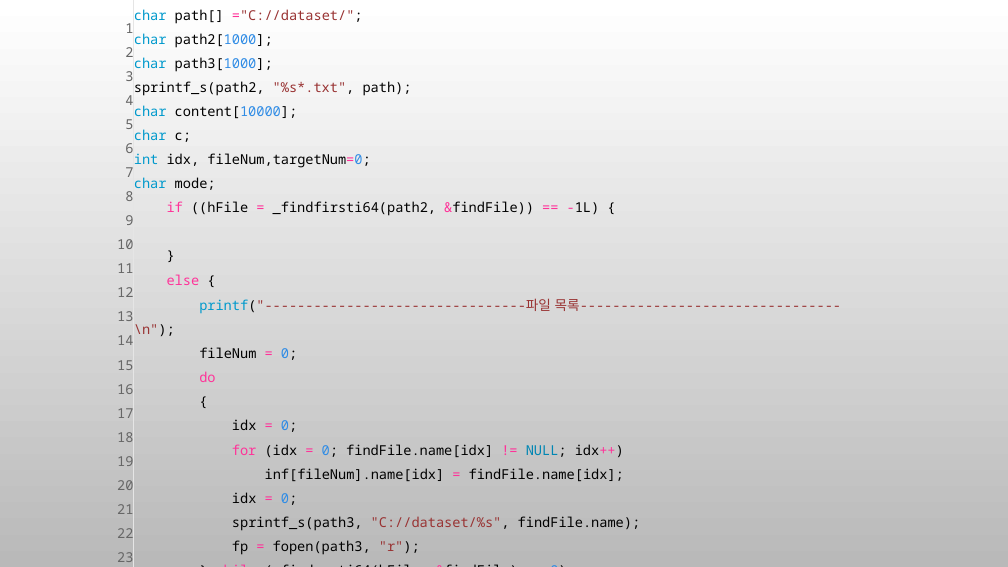
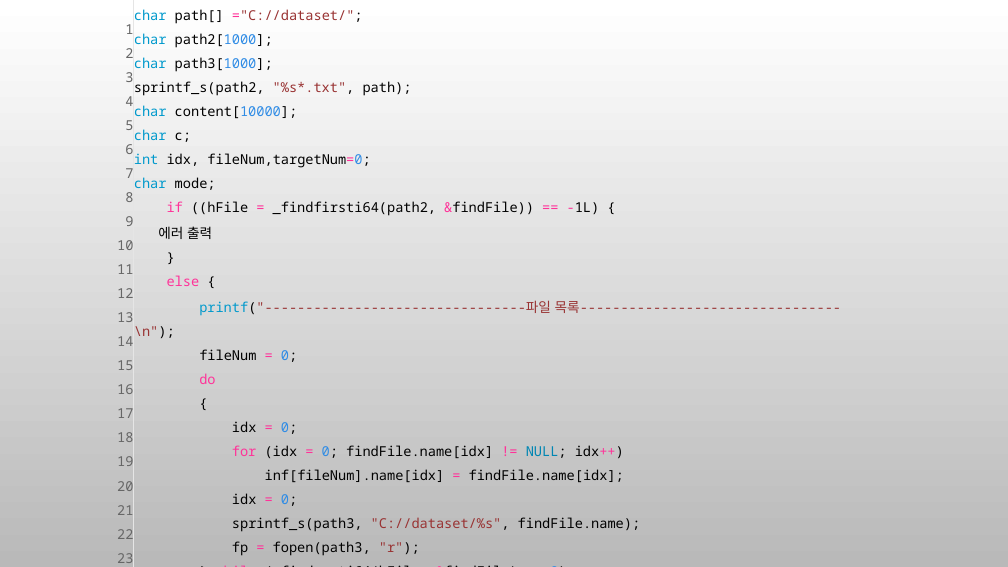
Before and after one commit to tmddn9990/SW_Programming, a slide deck: slide 6 of 20135730최승우 마지막 발표.pptx (slide 7 before the commit). Drawn at 1008x567 pixels with LibreOffice and Linux fonts; fonts in the diff are those of the drawing; background and template pictures are left out. Boxes give left, top, right and bottom in pixels: in the first picture for what was removed or moved away, otherwise in the second. Text is boxed around its words. In the diff, an @@ line names an element or a change of style, - is before the commit and + after.

```diff
--- a/20135730최승우 마지막 발표.pptx
+++ b/20135730최승우 마지막 발표.pptx
@@ table at box(0, 0, 1008, 567) @@
@@ row 1, column 2: "char path[] ="C://dataset/"; / char path2[1000]; / char path3[1000]; / sprintf_s(path2, "%s*.txt", path); / char content[10000]; / char c; / int idx, fileNum,targetNum=0; / char mode; / if ((hFile = _findfirsti64(path2, &findFile)) == -1L) { / } / else { / printf("--------------------------------파일 목록--------------------------------\n"); / fileNum = 0; / do / { / idx = 0; / for (idx = 0; findFile.name[idx] != NULL; idx++) / inf[fileNum].name[idx] = findFile.name[idx]; / idx = 0; / sprintf_s(path3, "C://dataset/%s", findFile.name); / fp = fopen(path3, "r"); / } while (_findnexti64(hFile, &findFile) == 0); / _findclose(hFile); / }" to "char path[] ="C://dataset/"; / char path2[1000]; / char path3[1000]; / sprintf_s(path2, "%s*.txt", path); / char content[10000]; / char c; / int idx, fileNum,targetNum=0; / char mode; / if ((hFile = _findfirsti64(path2, &findFile)) == -1L) { / 에러 출력 / } / else { / printf("--------------------------------파일 목록--------------------------------\n"); / fileNum = 0; / do / { / idx = 0; / for (idx = 0; findFile.name[idx] != NULL; idx++) / inf[fileNum].name[idx] = findFile.name[idx]; / idx = 0; / sprintf_s(path3, "C://dataset/%s", findFile.name); / fp = fopen(path3, "r"); / } while (_findnexti64(hFile, &findFile) == 0); / _findclose(hFile); / }" @@
```
Also in this commit, not shown: 1 other slide changed, 1 slide removed.
